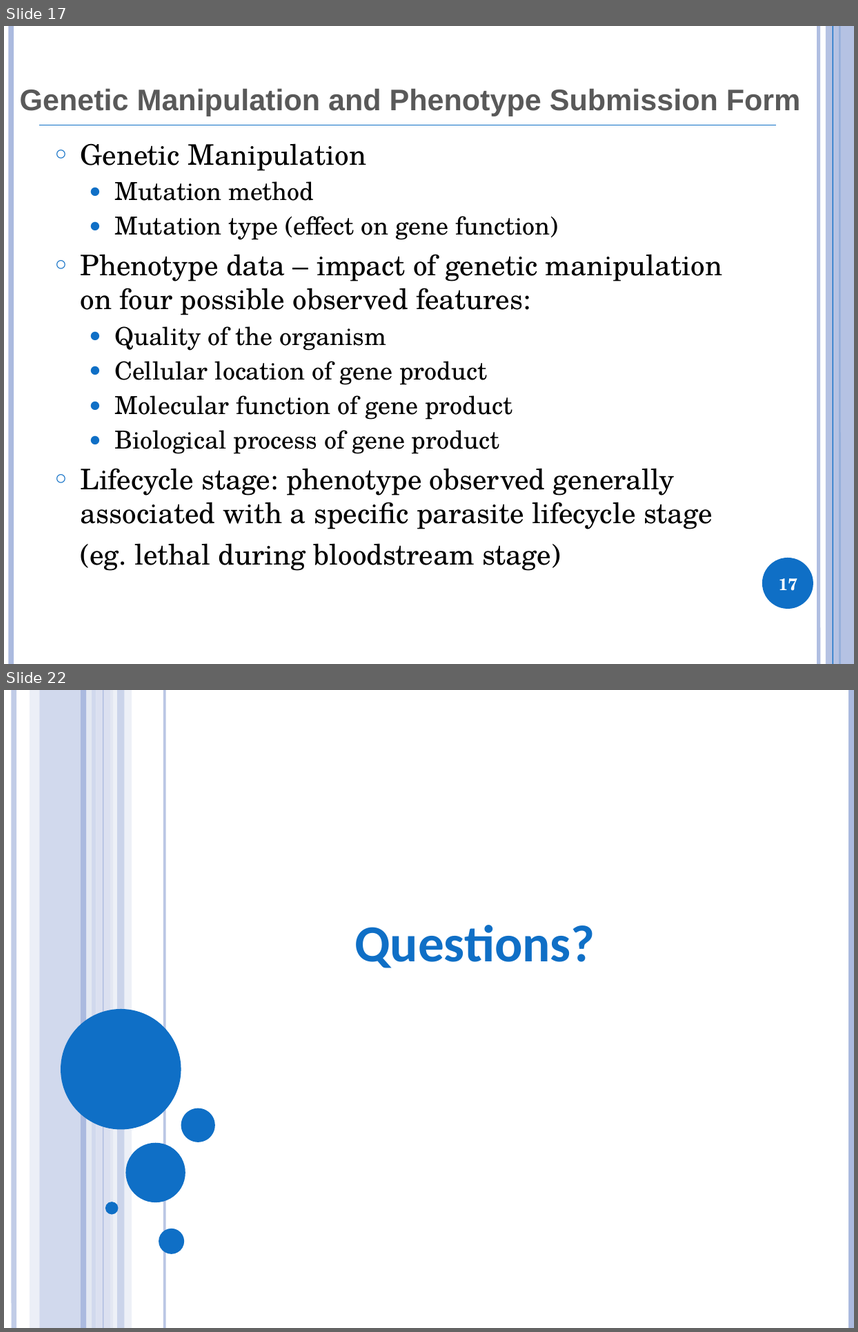
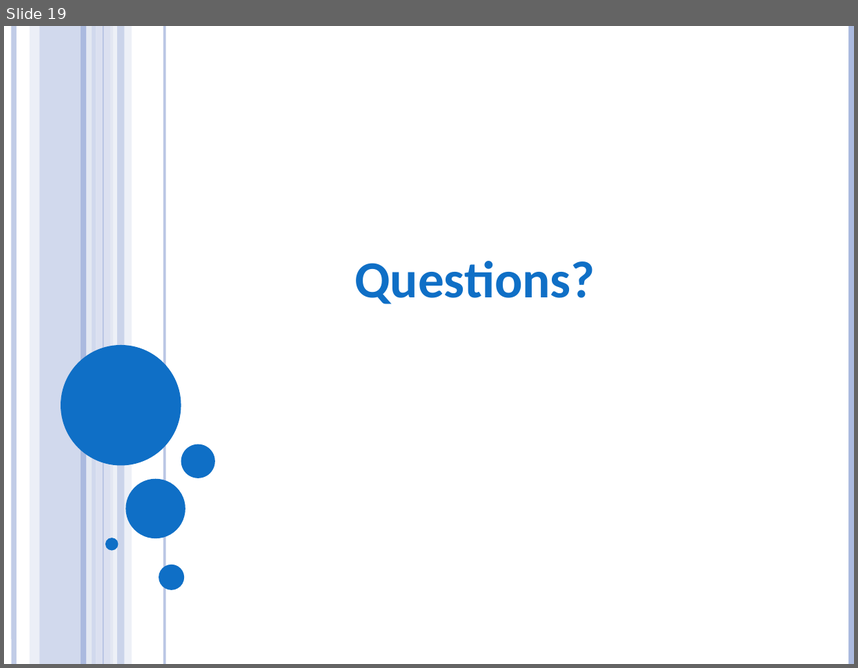
Before and after one commit to obi-ontology/obi-legacy-svn, a slide deck: trunk/docs/presentations/OBI tutorial July 2011 ICBO/EuPathDB.pptx. Shown one above the other, each under a label of ours: slides 17 and 22 before the commit, slide 19 after it; the slides between them are not shown. The pictures are 858x1332 and 858x668 pixels, drawn with LibreOffice and Linux fonts; fonts in the diff are those of the drawing. Boxes give left, top, right and bottom in pixels: in the first picture for what was removed or moved away, otherwise in the second. Text is boxed around its words. In the diff, an @@ line names an element or a change of style, - is before the commit and + after.

```diff
--- a/trunk/docs/presentations/OBI tutorial July 2011 ICBO/EuPathDB.pptx
+++ b/trunk/docs/presentations/OBI tutorial July 2011 ICBO/EuPathDB.pptx
@@ slide 17 removed at bbox=[4, 26, 854, 664], background #FFFFFF @@
@@ line removed from (11, 26) to (11, 664) @@
@@ line removed from (818, 26) to (818, 664) @@
@@ rectangle removed at bbox=[826, 26, 854, 664] @@
@@ line removed from (833, 26) to (833, 664) @@
@@ line removed from (840, 26) to (840, 664) @@
@@ title removed at bbox=[20, 88, 801, 116] @@
-Genetic Manipulation and Phenotype Submission Form
@@ line removed from (40, 125) to (776, 125) @@
@@ text removed at bbox=[81, 143, 722, 570] @@
-○ Genetic Manipulation
-  ● Mutation method
-  ● Mutation type (effect on gene function)
-○ Phenotype data – impact of genetic manipulation on four possible observed features:
-  ● Quality of the organism
-  ● Cellular location of gene product
-  ● Molecular function of gene product
-  ● Biological process of gene product
-○ Lifecycle stage: phenotype observed generally associated with a specific parasite lifecycle stage
-(eg. lethal during bloodstream stage)
@@ ellipse removed at bbox=[762, 557, 813, 608] @@
@@ page number removed at bbox=[779, 578, 798, 590] @@
-17
@@ what was slide 22 is now slide 19 @@
```
Also in this commit, not shown: 3 slides changed, 1 slide added, 3 other slides removed.
